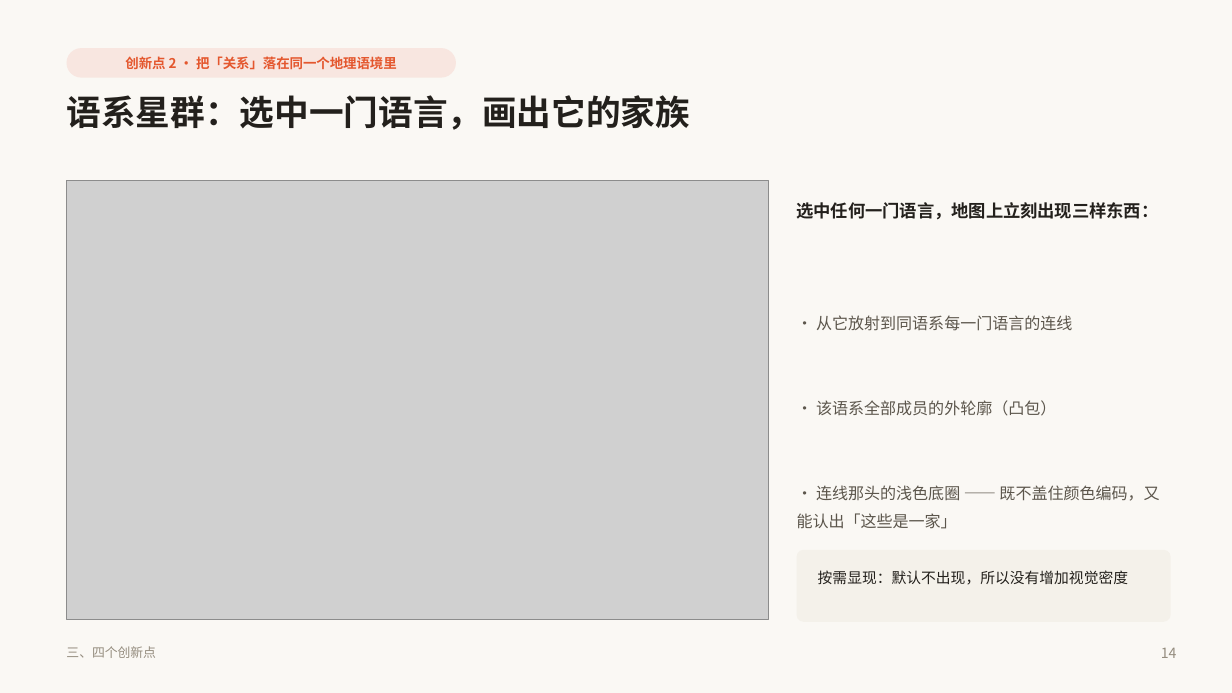
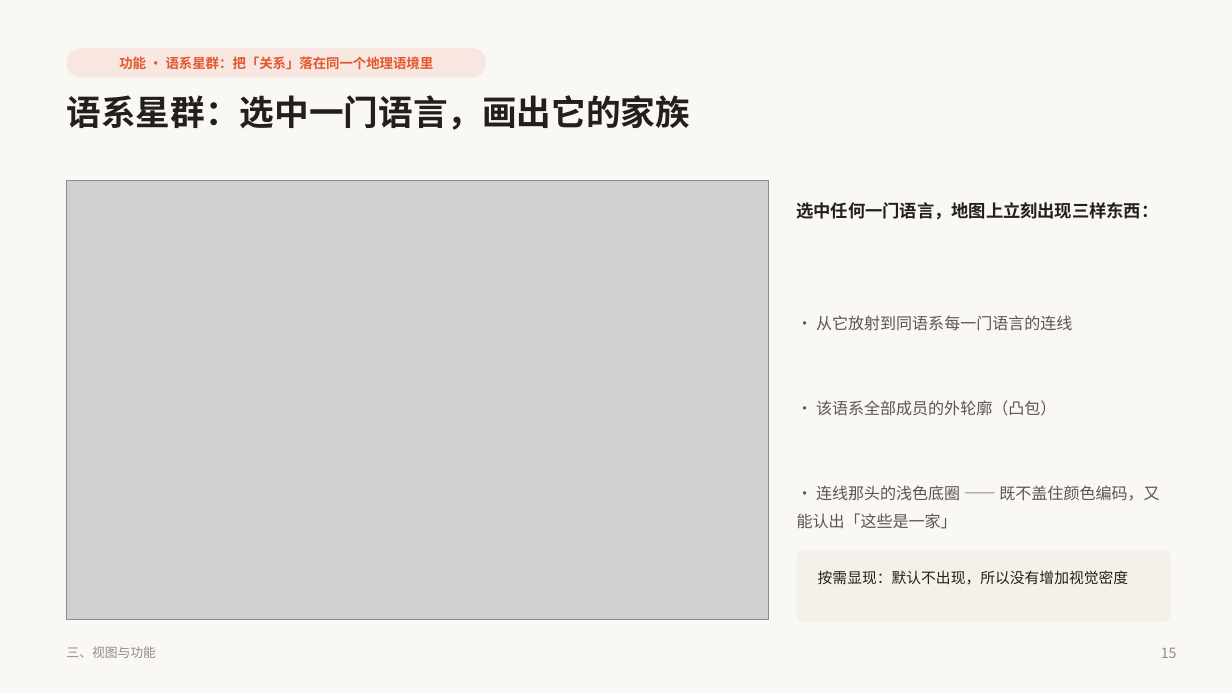
Before and after one commit to quvro/world-language-vitality-map, a slide deck: slide 15 of paper/世界语言赛博活力图谱_答辩PPT.pptx (slide 14 before the commit). Drawn at 1232x693 pixels with LibreOffice and Linux fonts; fonts in the diff are those of the drawing; grey boxes stand for pictures. Boxes give left, top, right and bottom in pixels: in the first picture for what was removed or moved away, otherwise in the second. Text is boxed around its words. In the diff, an @@ line names an element or a change of style, - is before the commit and + after.

Commit message:
﻿refactor(ppt): 二三两部分按新大纲重排
用户要求：第二部分讲系统架构 / 数据来源 / 搭建过程，第三部分详细讲视图与功能。

第二部分（9–12）
  9  章节页
  10 五个来源，四套互不重叠的记录口径      ← 数据来源
  11 搭建过程：从公开接口到一份数据契约    ← 新增
  12 四层架构：采集 → 处理 → 可视化 → 交互 ← 系统架构
     · 新增页按四步讲：抓取 / 清洗 / 建库 / 前端
     · 清洗那一步重点讲实体对齐（WALS 码、Glottocode、ISO 639-3 三方映射）

第三部分（13–21）
  · 标题从「三、四个创新点」改为「三、视图与功能」
  · 各页 kicker 从「创新点 N」改为视图 / 功能 / 方法论 / 交互
  · 页脚同步为「三、视图与功能」
  · 六个视图总览移到架构页之后，作为进入第三部分的过渡

顺带交换了「搭建过程」与「架构」的先后：先讲怎么搭出来的，
再讲为什么这么分层，比反过来顺。

```diff
--- a/paper/世界语言赛博活力图谱_答辩PPT.pptx
+++ b/paper/世界语言赛博活力图谱_答辩PPT.pptx
@@ rounded rectangle "功能 · 语系星群：把「关系」落在同一个地理语境里": place and size @@
-rounded rectangle "功能 · 语系星群：把「关系」落在同一个地理语境里" at box(67, 48, 456, 78)
+rounded rectangle "功能 · 语系星群：把「关系」落在同一个地理语境里" at box(67, 48, 486, 78)
@@ text in rounded rectangle at box(119, 56, 434, 70): text changed @@
-创新点 2 · 把「关系」落在同一个地理语境里
+功能 · 语系星群：把「关系」落在同一个地理语境里
@@ text at box(66, 646, 156, 658): text changed @@
-三、四个创新点
+三、视图与功能
@@ text at box(1161, 647, 1177, 658): text changed @@
-14
+15
```
Also in this commit, not shown: 12 other slides changed, 1 slide added, 4 other files.
